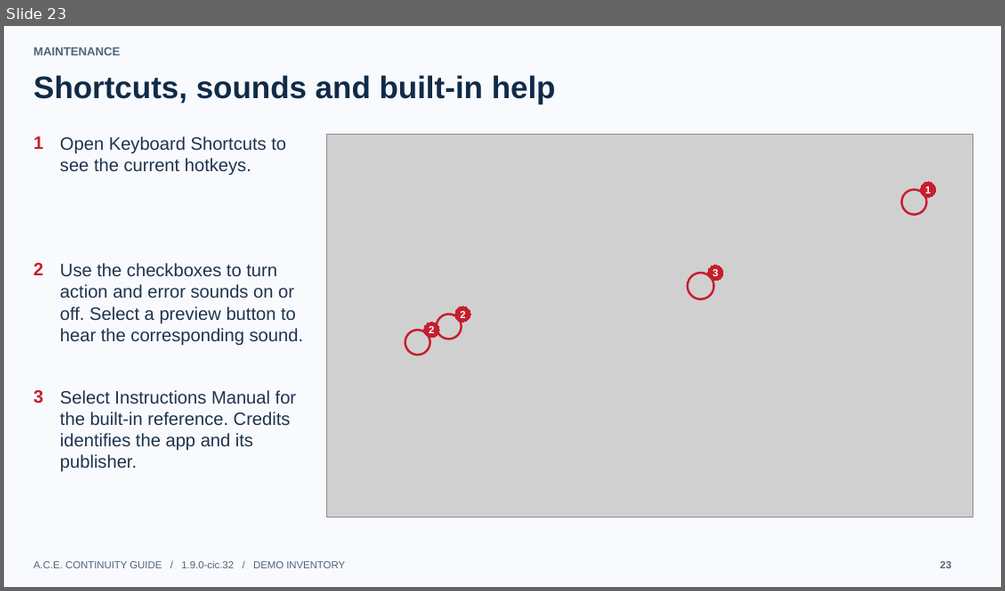
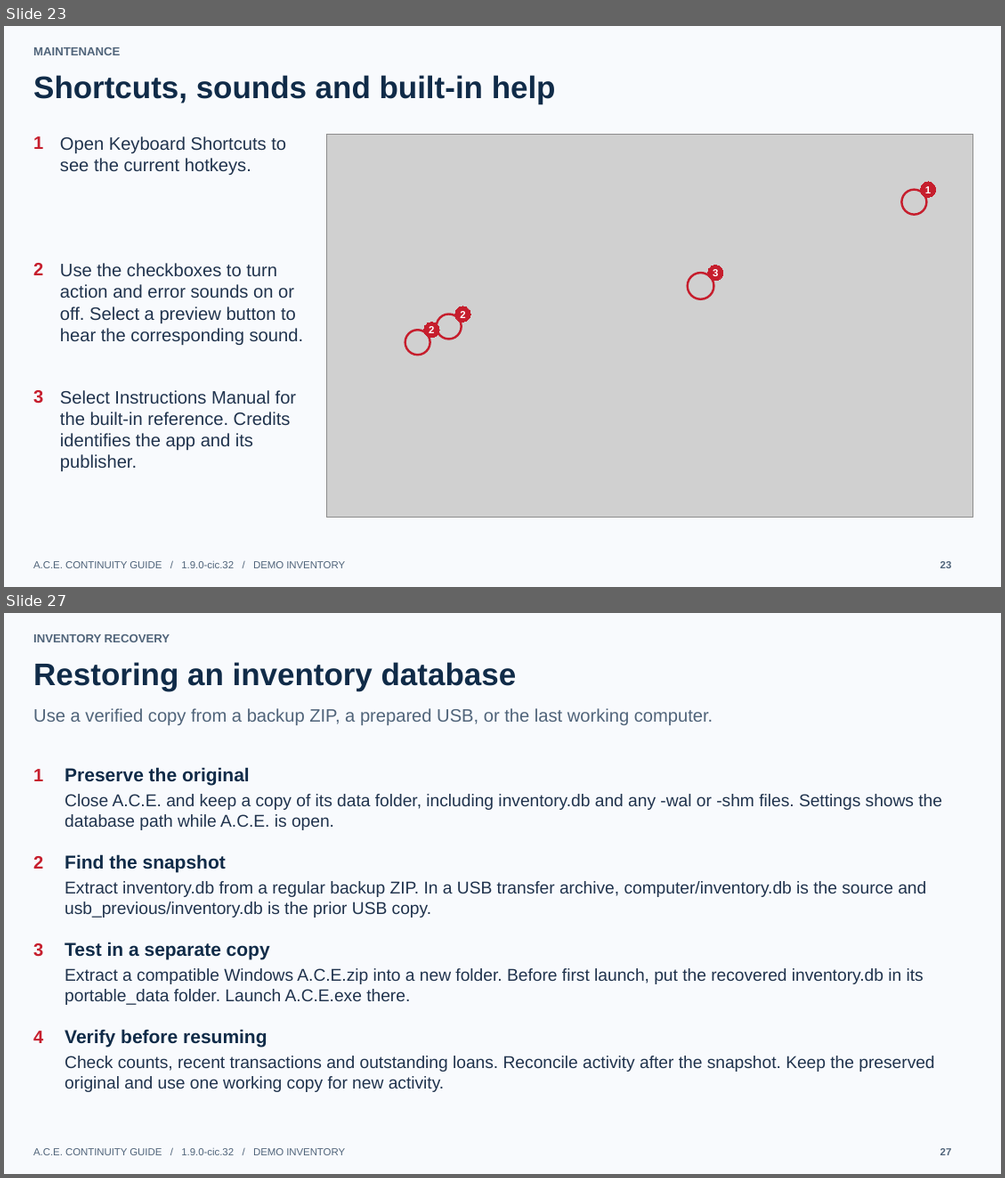
Before and after one commit to PixelatedClub/A.C.E.-Inv, a slide deck: docs/ACE_Continuity_Guide.pptx. Shown one above the other, each under a label of ours: slide 23 before the commit, slides 23 and 27 after it; the slides between them are not shown. The pictures are 1005x591 and 1005x1178 pixels, drawn with LibreOffice and Linux fonts; fonts in the diff are those of the drawing; grey boxes stand for pictures. Boxes give left, top, right and bottom in pixels: in the first picture for what was removed or moved away, otherwise in the second. Text is boxed around its words. In the diff, an @@ line names an element or a change of style, - is before the commit and + after.

Commit message:
Document inventory recovery and restoration

```diff
--- a/docs/ACE_Continuity_Guide.pptx
+++ b/docs/ACE_Continuity_Guide.pptx
@@ slide 27 added at [4,613,1001,1174], background #F8FAFD @@
@@ text added at [33,634,170,642], 11.2 pt, text #50647A, bold @@
+INVENTORY RECOVERY
@@ text added at [33,662,517,691], 30 pt, text #102B48, bold @@
+Restoring an inventory database
@@ text added at [33,708,712,725], 17.2 pt, text #50647A @@
+Use a verified copy from a backup ZIP, a prepared USB, or the last working computer.
@@ text added at [33,769,43,781], 17.2 pt, text #C61E2D, bold @@
+1
@@ text added at [65,767,250,786], 18 pt, text #102B48, bold @@
+Preserve the original
@@ text added at [65,794,942,830], 16.5 pt, text #20334D @@
+Close A.C.E. and keep a copy of its data folder, including inventory.db and any -wal or -shm files. Settings shows the database path while A.C.E. is open.
@@ text added at [33,856,43,868], 17.2 pt, text #C61E2D, bold @@
+2
@@ text added at [65,854,226,873], 18 pt, text #102B48, bold @@
+Find the snapshot
@@ text added at [65,881,926,917], 16.5 pt, text #20334D @@
+Extract inventory.db from a regular backup ZIP. In a USB transfer archive, computer/inventory.db is the source and usb_previous/inventory.db is the prior USB copy.
@@ text added at [33,943,43,957], 17.2 pt, text #C61E2D, bold @@
+3
@@ text added at [65,941,270,960], 18 pt, text #102B48, bold @@
+Test in a separate copy
@@ text added at [65,968,923,1005], 16.5 pt, text #20334D @@
+Extract a compatible Windows A.C.E.zip into a new folder. Before first launch, put the recovered inventory.db in its portable_data folder. Launch A.C.E.exe there.
@@ text added at [33,1030,43,1043], 17.2 pt, text #C61E2D, bold @@
+4
@@ text added at [65,1029,267,1047], 18 pt, text #102B48, bold @@
+Verify before resuming
@@ text added at [65,1055,934,1092], 16.5 pt, text #20334D @@
+Check counts, recent transactions and outstanding loans. Reconcile activity after the snapshot. Keep the preserved original and use one working copy for new activity.
@@ text added at [33,1148,345,1155], 9.8 pt, text #50647A @@
+A.C.E. CONTINUITY GUIDE / 1.9.0-cic.32 / DEMO INVENTORY
@@ text added at [940,1148,952,1155], 9.8 pt, text #50647A, bold @@
+27
```
Also in this commit, not shown: 4 other slides added, 1 other file.
